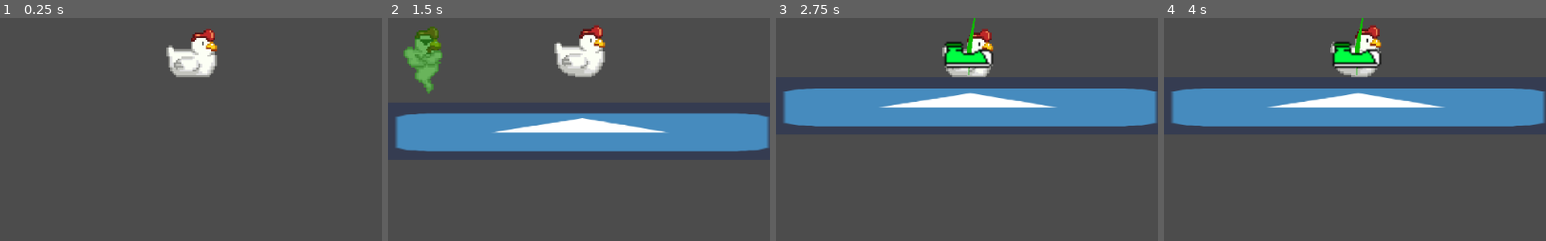
Above: before the commit, frames 1-4 (left to right).
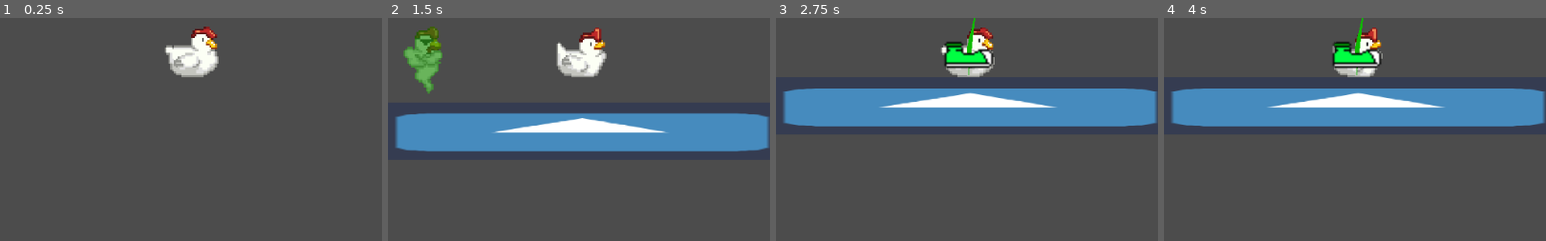
Above: after the commit, the same moments.

Repository: Morelatto/Galinha
Game: Godot game, scene res://Game_Scene.tscn
The game is run twice, just before and just after one commit, with the same random seed, the same clock (stepped at 60 frames per second) and the same inputs. The engine's default icon, where the game draws it, is replaced by a stand-in: a white triangle on a blue panel in a dark square.
Inputs (mouse positions are % of the whole screen's width and height, from its top left):
- Up to frame 1 (0.25 s): no input
- Up to frame 2 (1.5 s): move the mouse to (72, 45) at 0.52 s; press the mouse at (72, 45) at 0.53 s; move the mouse to (30, 55) at 1.27 s; release the mouse at (30, 55) at 1.28 s; click (30, 55) at 1.35 s
- Up to frame 3 (2.75 s): move the mouse to (60, 28) at 2.02 s; press the mouse at (60, 28) at 2.03 s
- Up to frame 4 (4 s): move the mouse to (45, 70) at 2.77 s; release the mouse at (45, 70) at 2.78 s; click (45, 70) at 2.85 s; move the mouse to (80, 65) at 3.52 s; press the mouse at (80, 65) at 3.53 s
The pictures show only the part of the screen within x 25-75%, y 43-93%; the shares and areas given below are measured in that part.

The runs differ from the first frame. In frame 1, 1.2% of the frame differs, in the area x 43-58%, y 3-27%; in frame 2, 1.1%; in frame 3, 0.7%; in frame 4, 0.7%.

Commit message:
Code organization

Diff:
--- a/Game_Scene.tscn
+++ b/Game_Scene.tscn
@@ -85,7 +85,7 @@
 [node name="AnimatedSprite" type="AnimatedSprite" parent="Chicken"]
 frames = SubResource( 6 )
 animation = "Idle"
-frame = 1
+frame = 2
 playing = true
 
 [node name="CollisionPolygon2D" type="CollisionPolygon2D" parent="Chicken"]
@@ -98,7 +98,7 @@
 z_index = 2
 script = ExtResource( 5 )
 
-[node name="Sprite" type="Sprite" parent="Ghost"]
+[node name="StaticSprite" type="Sprite" parent="Ghost"]
 visible = false
 texture = ExtResource( 6 )
 
--- a/Scripts/Controllers/Ghost_Controller.gd
+++ b/Scripts/Controllers/Ghost_Controller.gd
@@ -6,6 +6,8 @@
 
 var initial_mouse_pos = Vector2()
 var final_mouse_pos = Vector2()
+#Configuration
+var kick_speed = 10
 
 #Load nodes
 onready var chicken = get_parent().find_node("Chicken")
@@ -37,13 +39,14 @@
 		position = pos
 
 	update()
+
 func _calculate_kick_animation(delta):
 	var direction_player = position - chicken.position
-	direction_player = direction_player * 20 * delta
+	direction_player = direction_player * (kick_speed * delta)
 	translate(-direction_player)
 	if position.distance_to(chicken.position) < 8:
 		chicken.apply_force((initial_mouse_pos - final_mouse_pos) * 20)
-		state = GHOST_STATE.in_free_mode
+		change_state(GHOST_STATE.in_free_mode)
 		drawLine = false
 
 func _calculate_prepare_for_kick():
@@ -56,22 +59,35 @@
 	var cameraPos = get_global_mouse_position()
 	return camera.to_local(cameraPos)
 
+func change_state(new_state):
+	state = new_state
+	match new_state:
+		GHOST_STATE.in_free_mode:
+			$StaticSprite.hide()
+			$AnimatedSprite.show()
+
+		GHOST_STATE.in_kick_animation:
+			$StaticSprite.show()
+			$AnimatedSprite.hide()
+
+		GHOST_STATE.in_preparing_for_kick:
+			$StaticSprite.show()
+			$AnimatedSprite.hide()
+			#We can add a code that everytime he kicks
+			#the chicken a new object appears to kick it.
+			$StaticSprite.texture = boot_tex1
+
+
 func _input(event):
 	if event.is_action_pressed("ui_mouse_action"):
 		position = chicken.position
 		initial_mouse_pos = _get_camera_mouse()
-		state = GHOST_STATE.in_preparing_for_kick
-		$Sprite.texture = boot_tex1
-		$Sprite.show()
-		$AnimatedSprite.hide()
+		change_state(GHOST_STATE.in_preparing_for_kick)
 		drawLine = true
 
 	if event.is_action_released("ui_mouse_action"):
 		final_mouse_pos = _get_camera_mouse()
-		state = GHOST_STATE.in_kick_animation
-		$AnimatedSprite.show()
-		$Sprite.hide()
-		$Sprite.texture = ghost_chicken_tex
+		change_state(GHOST_STATE.in_kick_animation)
 		rotation = 0
 
 
@@ -84,8 +100,3 @@
 		polygons.append(localMouse)
 		var color = Color(0.058,0.735,0)
 		draw_colored_polygon(polygons, color)
-	else:
-		var polygons = PoolVector2Array()
-		var color = Color(255,255,255)
-		var colors = PoolColorArray([color, color, color])
-		draw_polygon(polygons, colors)
